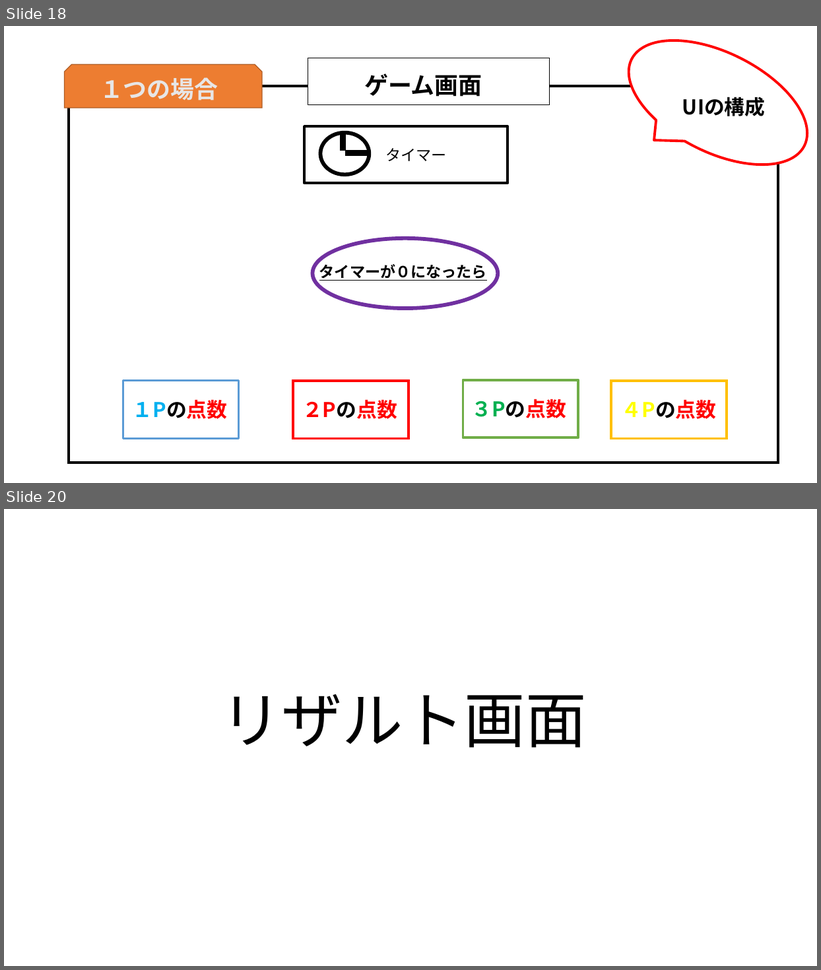
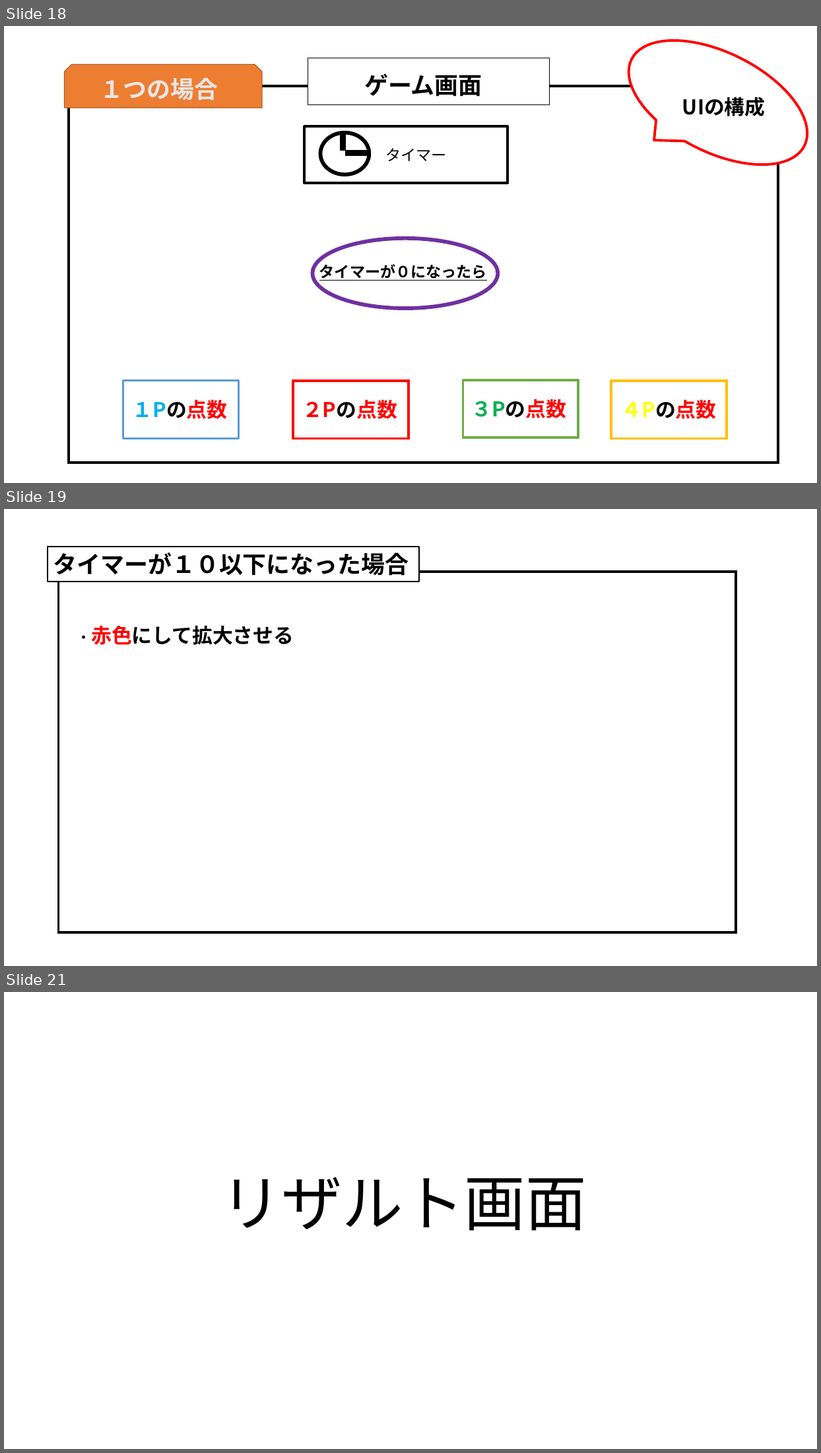
Before and after one commit to MizukiKato0416/sotsugyou_time_kato, a slide deck: 卒業制作_風船わりゲーム（仮）.pptx. Shown one above the other, each under a label of ours: slides 18 and 20 before the commit, slides 18, 19 and 21 after it; the slides between them are not shown. The pictures are 821x970 and 821x1453 pixels, drawn with LibreOffice and Linux fonts; fonts in the diff are those of the drawing. Boxes give left, top, right and bottom in pixels: in the first picture for what was removed or moved away, otherwise in the second. Text is boxed around its words. In the diff, an @@ line names an element or a change of style, - is before the commit and + after.

```diff
--- a/卒業制作_風船わりゲーム（仮）.pptx
+++ b/卒業制作_風船わりゲーム（仮）.pptx
@@ slide 19 added at <box>4,509,817,966</box>, background #FFFFFF @@
@@ rectangle added at <box>48,547,418,582</box>, fill #FFFFFF, outline #000000 1.5 pt, 28 pt, text #000000, bold @@
+タイマーが１０以下になった場合
@@ rectangle added at <box>58,572,736,933</box>, outline #000000 3 pt @@
@@ text added at <box>76,625,294,645</box>, 24 pt, text #000000, bold @@
+・赤色にして拡大させる
@@ what was slide 20 is now slide 21 @@
```
Also in this commit, not shown: 1 slide changed, 1 other file.
